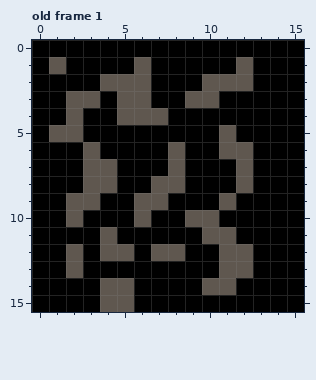
Edited in one commit: pixel-art file (assets/wall.aseprite). That is the earlier state.
16x16 pixels, 1 frame. Shown: old frame 1. The commit also changed other frames, which this record leaves out.
And afterwards:
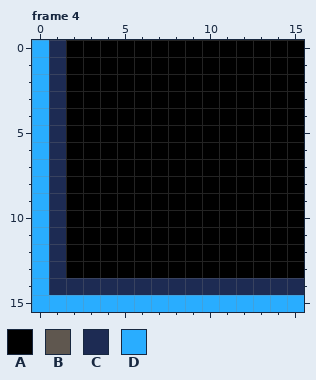
Palette (. is transparent): A #000000  B #5f574f  C #1d2b53  D #29adff
A new or re-ordered frame is compared with the old frame closest to it.
Commit message: connecting textures for walls, and changed spawner to a hole
Diff:
frames 1 -> 16
Changed rows in their new state; - is an unchanged pixel.
Frame 4 is new; against old frame 1:
first column x 0:
 0 DC--------------
 1 DC----A-----A---
 2 DC--AAA---AAA---
 3 DCAA-AA--AA-----
 4 DCA--AAA--------
 5 DCA--------A----
 6 DC-A----A--AA---
 7 DC-AA---A---A---
 8 DC-AA--AA---A---
 9 DCAA--AA---A----
10 DCA---A--AA-----
11 DC--A-----AA----
12 DCA-AA-AA--AA---
13 DCA--------AA---
14 DCCCCCCCCCCCCCCC
15 DDDDDDDDDDDDDDDD
